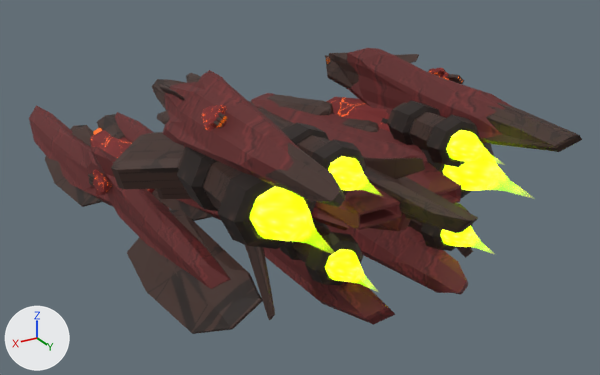
The glTF model gfx/ship3d/Ira/ira.gltf: old version first, new version second.
The view is the same before and after, from a 50 mm camera at (4.19, 9.1, 3.49) aimed at (-0.77, 0.83, -0.64). The lights are fixed; the arrows at lower left show +X, +Y and +Z. Where no turn or scale is listed for an object, it has been applied to the vertices.

In view in the first picture: 'body.001', 'engine'.
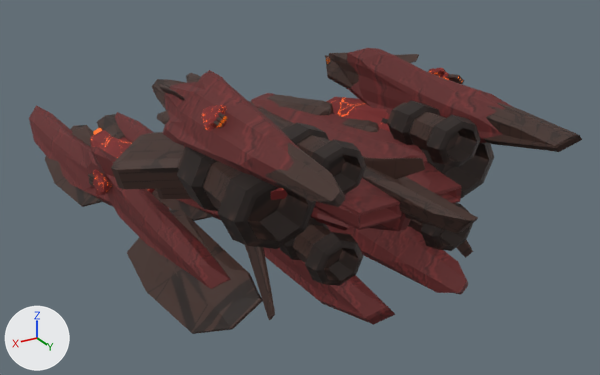
What the commit changed:
Object 'engine' (ob_engine) is deleted.

Changed parts and their boxes [x1, y1, x2, y2] in the pictures (600 x 375 px):
'engine', deleted
    before: [250, 130, 501, 282]
